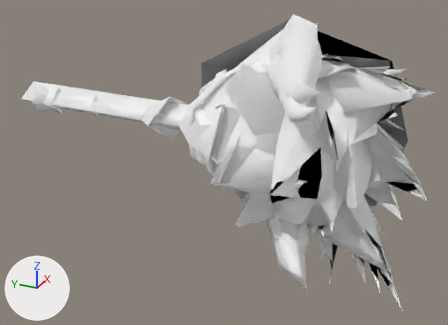
One commit to the glTF model docs/models/weapons/w02/104.glb: the scene before it, then after it.
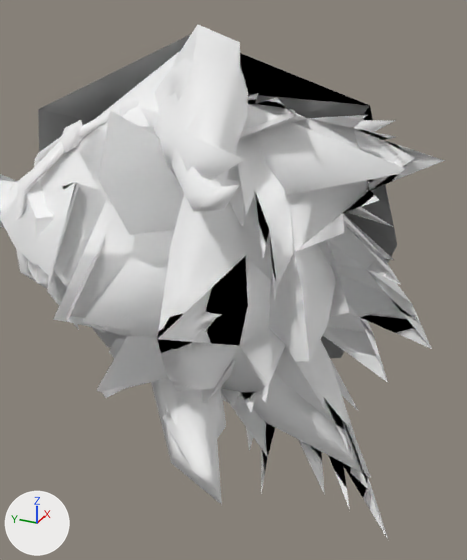
There are two pictures of each version: one whole from a 50 mm lens placed at (-3.07, -2.42, 1.32), pointed at (0.0, -1.04, -0.22), one close up on the part from 40% to 100% of the width and 0% to 99% of the height. The lights are fixed; the arrows at lower left show +X, +Y and +Z. The older version's two pictures come first. Vertices at exactly the same position are counted once.

Names of what the first close-up shows: 'Group[0]', 'Group[100]', 'Group[1]', 'Group[3]'.
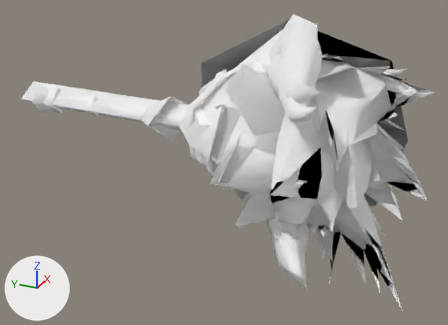
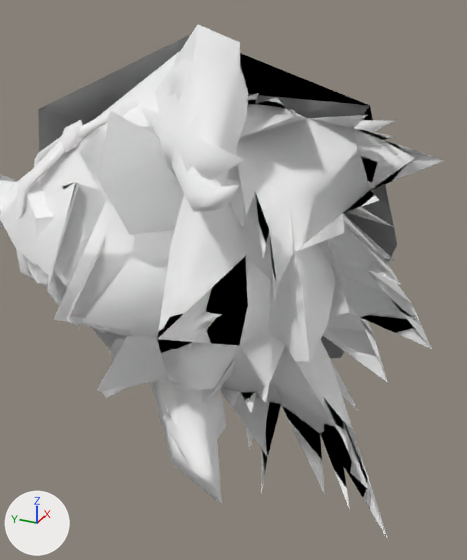
Boxes (x1, y1, x2, y2) around the edits, measured in the close-ups (467 x 560 px):
part 1 of me_group_3, deleted
    before: (221, 374, 371, 477)
part 2 of me_group_3, deleted
    before: (243, 104, 405, 196)

What changed in the scene script:
```text
Change me_group_3:
    used by ob_group_3; location = (0.0, 0.0, 0.0)
    remove me_group_3.from_pydata(...)  # 332 vertices, 479 faces; spans x -0.686..0.797, y -2.242..-0.78, z -0.607..0.606
    remove me_group_3.materials.append(mat_xfb__e0__m00_ham104_env00)  # white #ffffff
    add me_group_3.from_pydata(...)  # 324 vertices, 473 faces; spans x -0.686..0.797, y -2.242..-0.78, z -0.607..0.606
    me_group_3 part 1: the loose piece of 4 vertices spanning x -0.4..0.326, y -2.131..-1.355, z -0.516..-0.258 is deleted
    me_group_3 part 2: the loose piece of 4 vertices spanning x -0.4..0.326, y -2.131..-1.355, z 0.258..0.517 is deleted
```
